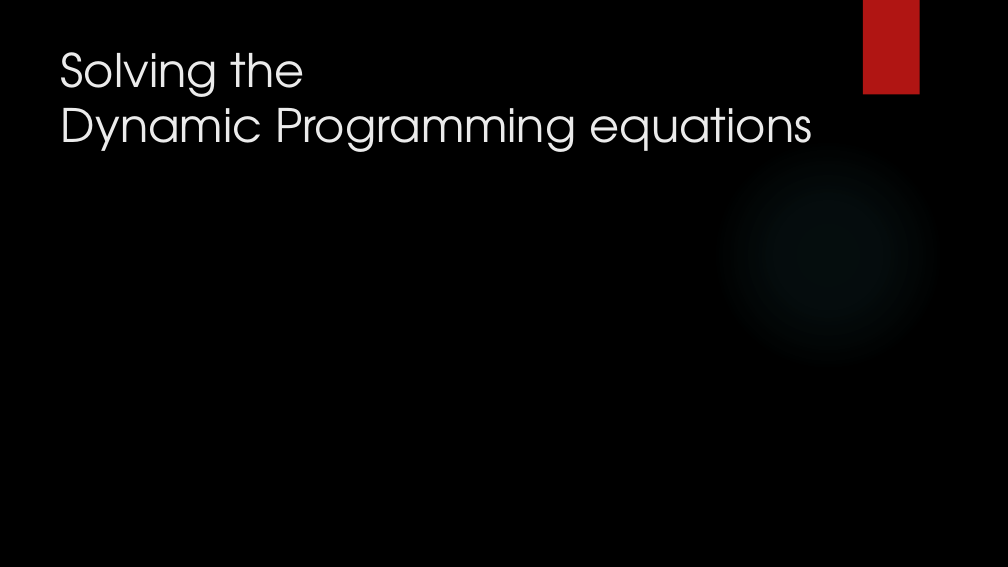
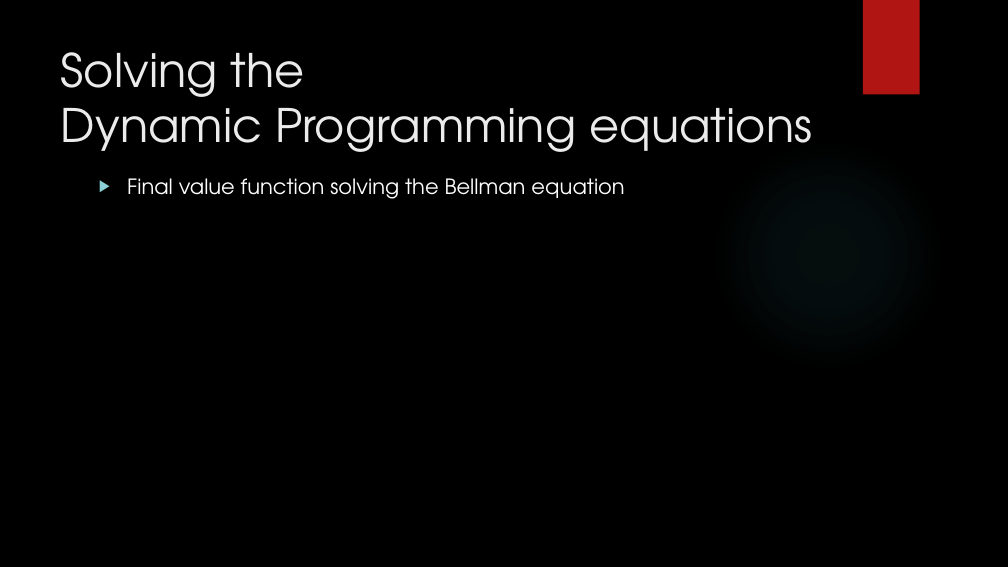
Before and after one commit to Brucknem-TUMProjects/Get-me-out-of-here, a slide deck: slide 20 of Seminararbeit/Get me out of here.pptx (slide 11 before the commit). Drawn at 1008x567 pixels with LibreOffice and Linux fonts; fonts in the diff are those of the drawing; background and template pictures are left out. Boxes give left, top, right and bottom in pixels: in the first picture for what was removed or moved away, otherwise in the second. Text is boxed around its words. In the diff, an @@ line names an element or a change of style, - is before the commit and + after.

```diff
--- a/Seminararbeit/Get me out of here.pptx
+++ b/Seminararbeit/Get me out of here.pptx
@@ text added at [127,178,624,199], 20 pt, text #FFFFFF @@
+▶ Final value function solving the Bellman equation
```
Also in this commit, not shown: 3 other slides changed, 9 slides added, 19 other files.
